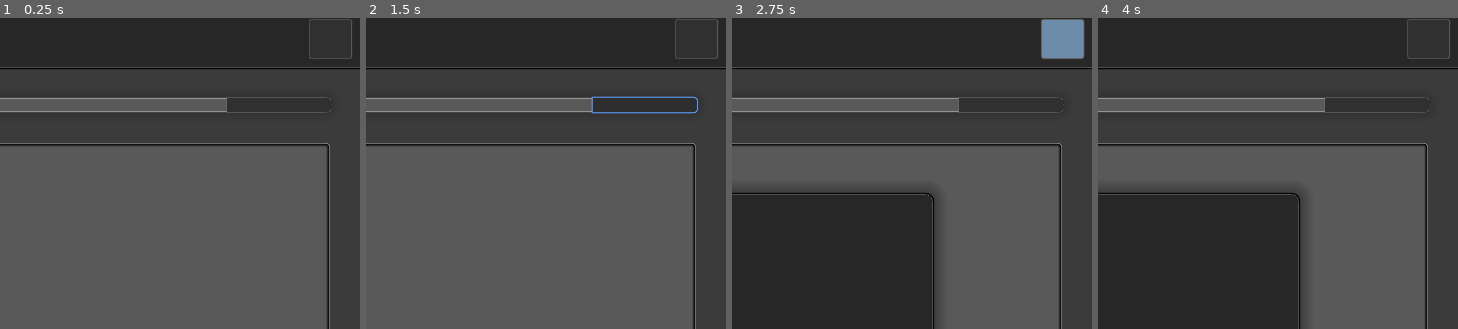
Above: before the commit, frames 1-4 (left to right).
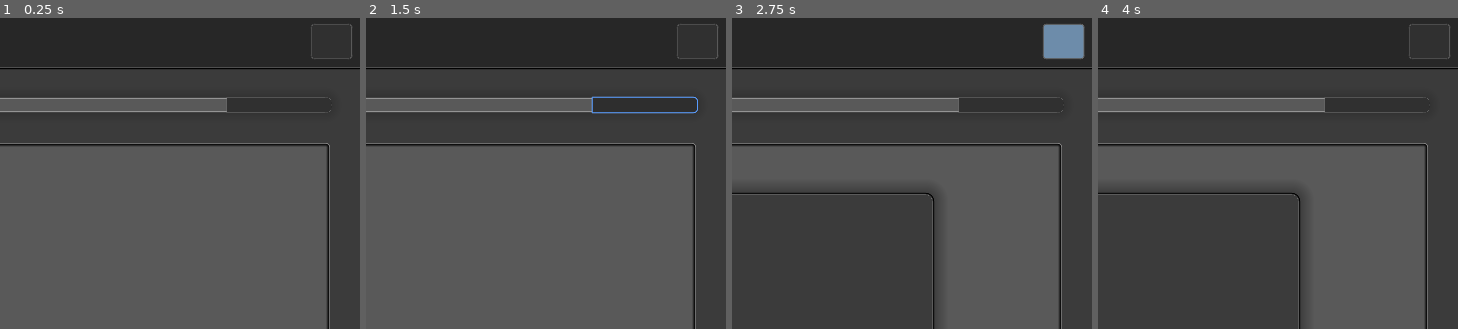
Above: after the commit, the same moments.

Repository: waimus/GoDuck
Game: Godot game, scene res://nodes/searchpage.tscn
The game is run twice, just before and just after one commit, with the same random seed, the same clock (stepped at 60 frames per second) and the same inputs.
Inputs (mouse positions are % of the whole screen's width and height, from its top left):
- Up to frame 1 (0.25 s): no input
- Up to frame 2 (1.5 s): click (50, 14) at 0.52 s; type "12" at 0.6 s; click "Instant Search" at 1.25 s
- Up to frame 3 (2.75 s): click "?" at 2 s
- Up to frame 4 (4 s): click "See source code" at 2.75 s; click "See license" at 3.5 s
The pictures show only the part of the screen within x 50-100%, y 0-50%; the shares and areas given below are measured in that part.

The runs differ from the first frame. In frame 1, 0.1% of the frame differs, in the area x 85-98%, y 0-14%; in frame 2, 0.1%; in frame 3, 0.3%, in the area x 85-99%, y 0-14%; in frame 4, 0.1%.
Error in both runs: Invalid operands 'String' and 'Nil' in operator 'in'. (res://scripts/searchbar.gd:48)

Commit message:
update README.md why & tiny enhancements

Diff:
--- a/goducksearch/nodes/searchpage.tscn
+++ b/goducksearch/nodes/searchpage.tscn
@@ -1,10 +1,9 @@
-[gd_scene load_steps=39 format=2]
+[gd_scene load_steps=41 format=2]
 
 [ext_resource path="res://scripts/searchbar.gd" type="Script" id=1]
 [ext_resource path="res://scripts/pagecontrol.gd" type="Script" id=2]
 [ext_resource path="res://styles/textbox_style.tres" type="StyleBox" id=3]
 [ext_resource path="res://styles/button_style.tres" type="StyleBox" id=4]
-[ext_resource path="res://styles/panel_style.tres" type="StyleBox" id=5]
 [ext_resource path="res://styles/button_focus_style.tres" type="StyleBox" id=6]
 [ext_resource path="res://styles/button_hover_style.tres" type="StyleBox" id=7]
 [ext_resource path="res://fonts/FiraSans-Book.otf" type="DynamicFontData" id=8]
@@ -50,6 +49,30 @@
 use_filter = true
 font_data = ExtResource( 8 )
 
+[sub_resource type="DynamicFont" id=29]
+size = 11
+use_filter = true
+font_data = ExtResource( 8 )
+
+[sub_resource type="StyleBoxFlat" id=30]
+content_margin_left = 10.0
+bg_color = Color( 0.352941, 0.352941, 0.352941, 1 )
+border_width_left = 1
+border_width_top = 1
+border_width_right = 1
+border_width_bottom = 1
+border_color = Color( 1, 1, 1, 0.588235 )
+corner_radius_top_left = 4
+corner_radius_top_right = 6
+corner_radius_bottom_right = 6
+corner_radius_bottom_left = 4
+expand_margin_left = 1.0
+expand_margin_right = 1.0
+expand_margin_top = 5.0
+expand_margin_bottom = 5.0
+shadow_color = Color( 0, 0, 0, 0.152941 )
+shadow_size = 12
+
 [sub_resource type="StyleBoxFlat" id=5]
 content_margin_left = 10.0
 bg_color = Color( 0.352941, 0.352941, 0.352941, 1 )
@@ -66,7 +89,7 @@
 expand_margin_right = 1.0
 expand_margin_top = 5.0
 expand_margin_bottom = 5.0
-shadow_color = Color( 0, 0, 0, 0.152941 )
+shadow_color = Color( 0, 0, 0, 0.0392157 )
 shadow_size = 12
 
 [sub_resource type="StyleBoxFlat" id=6]
@@ -251,7 +274,25 @@
 [sub_resource type="Theme" id=20]
 
 [sub_resource type="StyleBoxFlat" id=21]
-bg_color = Color( 0.156863, 0.156863, 0.156863, 1 )
+bg_color = Color( 0.239216, 0.239216, 0.239216, 1 )
+border_width_left = 1
+border_width_top = 1
+border_width_right = 1
+border_width_bottom = 1
+border_color = Color( 0, 0, 0, 1 )
+corner_radius_top_left = 8
+corner_radius_top_right = 8
+corner_radius_bottom_right = 8
+corner_radius_bottom_left = 8
+expand_margin_left = 10.0
+expand_margin_right = 10.0
+expand_margin_top = 30.0
+expand_margin_bottom = 10.0
+shadow_color = Color( 0, 0, 0, 0.309804 )
+shadow_size = 15
+
+[sub_resource type="StyleBoxFlat" id=22]
+bg_color = Color( 0.235294, 0.235294, 0.235294, 1 )
 border_width_left = 1
 border_width_top = 1
 border_width_right = 1
@@ -274,11 +315,6 @@
 extra_spacing_space = 1
 font_data = ExtResource( 8 )
 
-[sub_resource type="DynamicFont" id=23]
-size = 12
-use_filter = true
-font_data = ExtResource( 8 )
-
 [sub_resource type="DynamicFont" id=24]
 size = 12
 use_filter = true
@@ -289,12 +325,17 @@
 use_filter = true
 font_data = ExtResource( 8 )
 
-[sub_resource type="StyleBoxFlat" id=26]
+[sub_resource type="DynamicFont" id=26]
+size = 12
+use_filter = true
+font_data = ExtResource( 8 )
+
+[sub_resource type="StyleBoxFlat" id=27]
 bg_color = Color( 0.156863, 0.156863, 0.156863, 1 )
 border_width_top = 1
 border_color = Color( 1, 1, 1, 0.313726 )
 
-[sub_resource type="StyleBoxFlat" id=27]
+[sub_resource type="StyleBoxFlat" id=28]
 bg_color = Color( 0, 0, 0, 1 )
 corner_radius_top_left = 4
 corner_radius_top_right = 4
@@ -337,10 +378,10 @@
 custom_styles/panel = SubResource( 3 )
 
 [node name="AboutButton" type="Button" parent="panel-background"]
-anchor_left = 0.933
-anchor_right = 1.0
-margin_top = 2.0
-margin_right = -7.0
+anchor_right = 1.003
+margin_left = 673.76
+margin_top = 7.0
+margin_right = -9.16003
 margin_bottom = 40.0
 custom_styles/hover = ExtResource( 7 )
 custom_styles/focus = ExtResource( 6 )
@@ -360,6 +401,41 @@
 __meta__ = {
 "_edit_use_anchors_": false
 }
+
+[node name="SearchButton" type="Button" parent="panel-background"]
+visible = false
+anchor_right = 1.003
+margin_left = 565.0
+margin_top = 7.0
+margin_right = -57.0
+margin_bottom = 40.0
+custom_styles/hover = ExtResource( 7 )
+custom_styles/focus = ExtResource( 6 )
+custom_styles/normal = ExtResource( 4 )
+custom_fonts/font = SubResource( 29 )
+text = "Instant Search"
+__meta__ = {
+"_edit_use_anchors_": false
+}
+
+[node name="outline" type="Panel" parent="panel-background/SearchButton"]
+show_behind_parent = true
+anchor_right = 1.0
+anchor_bottom = 1.0
+mouse_filter = 2
+custom_styles/panel = ExtResource( 10 )
+__meta__ = {
+"_edit_use_anchors_": false
+}
+
+[node name="LineEdit" type="LineEdit" parent="panel-background"]
+visible = false
+anchor_right = 1.003
+margin_left = 14.0
+margin_top = 13.0
+margin_right = -167.0
+margin_bottom = 33.0
+custom_styles/normal = SubResource( 30 )
 
 [node name="LineEdit" type="LineEdit" parent="."]
 anchor_right = 1.0
@@ -479,7 +555,7 @@
 margin_right = 591.0
 margin_bottom = 291.0
 theme = SubResource( 20 )
-custom_styles/panel = ExtResource( 5 )
+custom_styles/panel = SubResource( 21 )
 custom_colors/title_color = Color( 1, 1, 1, 1 )
 __meta__ = {
 "_edit_use_anchors_": false
@@ -488,7 +564,7 @@
 [node name="outline" type="Panel" parent="WindowDialog"]
 anchor_right = 1.0
 anchor_bottom = 1.0
-custom_styles/panel = SubResource( 21 )
+custom_styles/panel = SubResource( 22 )
 __meta__ = {
 "_edit_use_anchors_": false
 }
Not shown: 7 places in goducksearch/nodes/searchpage.tscn that only renumber resources
Not shown, changed: README.md
